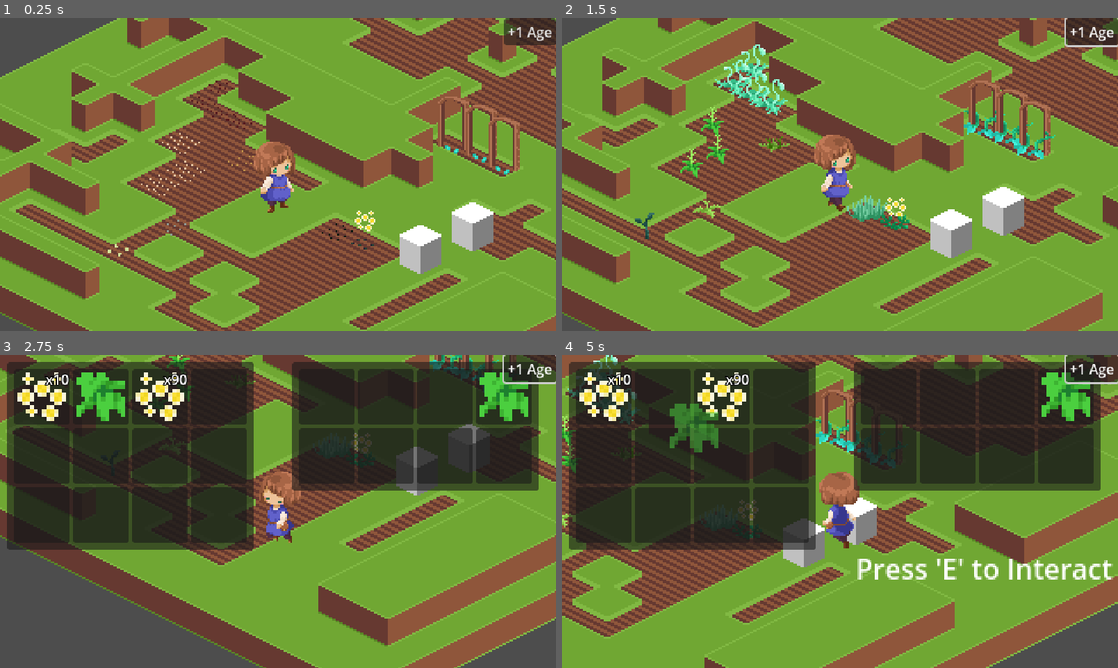
Above: before the commit, frames 1-4 (two rows, left to right).
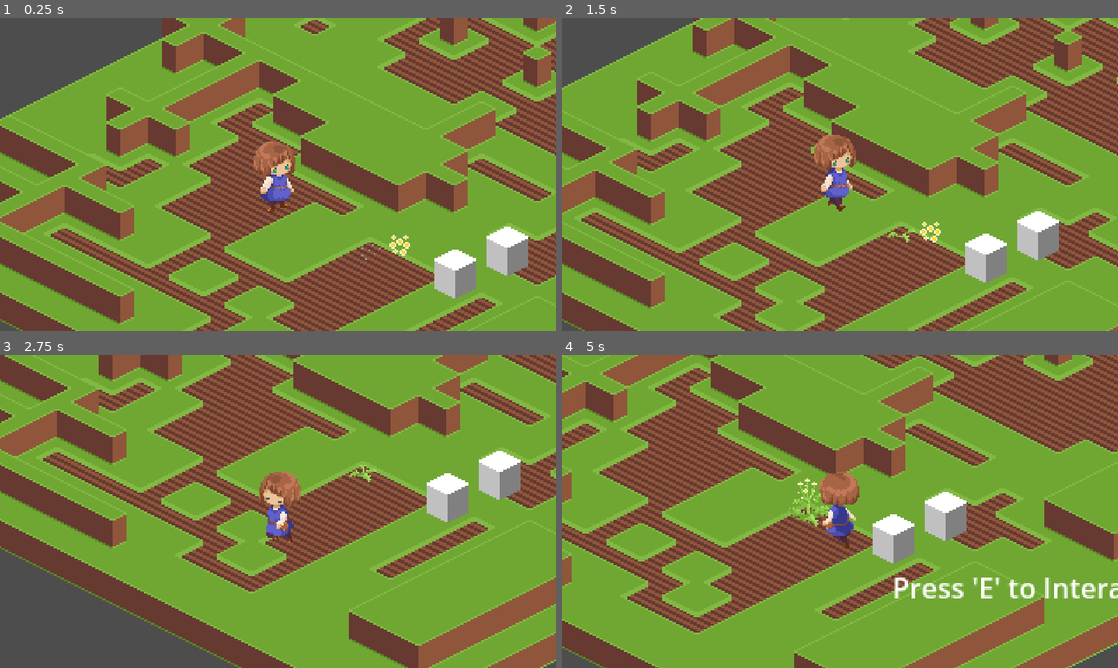
Above: after the commit, the same moments.

Repository: ForrestGD/Isometric_Tile_Project
Game: Godot game, scene res://scenes/main/main.tscn
Same seed, same stepped clock (60 frames per second), same inputs: the game is played once before the commit and once after it. This scene is started directly instead of the project's main scene.
Inputs (mouse positions are in pixels of both pictures, inside the frame that each line leads up to):
- Up to frame 1 (0.25 s): no input
- Up to frame 2 (1.5 s): click (1090, 30) at 0.5 s, where only the run before the commit has a clickable "+1 Age"; tap Enter at 1.25 s; move the mouse to (1034, 255) at 1.27 s; hold Right (ui_right) from 1.28 s (still down); hold E (interact) from 1.28 s (still down); click (1034, 255) at 1.42 s
- Up to frame 3 (2.75 s): move the mouse to (311, 558) at 2.02 s; release Right (ui_right) at 2.03 s; release E (interact) at 2.03 s; hold Down (ui_down) from 2.03 s (still down); tap E (interact) at 2.1 s; click (311, 558) at 2.17 s
- Up to frame 4 (5 s): move the mouse to (606, 395) at 2.77 s; release Down (ui_down) at 2.78 s; hold Right (ui_right) 2.78-3.53 s; hold E (interact) 2.78-3.53 s; click (606, 395) at 2.92 s; hold Up (ui_up) 3.53-4.28 s; tap E (interact) at 3.6 s; click (606, 395) at 3.67 s; move the mouse to (662, 395) at 4.27 s; hold Left (ui_left) from 4.28 s (still down); hold E (interact) from 4.28 s (still down); click (662, 395) at 4.42 s

The runs differ from the first frame. In frame 1, 50% of the frame differs, in the area x 0-100%, y 0-100%; in frame 2, 50%; in frame 3, 67%; in frame 4, 74%.

Commit message:
Type changes and updates to plant object

Diff:
--- a/objects/item/pickup/pickup.gd
+++ b/objects/item/pickup/pickup.gd
@@ -1,4 +1,4 @@
-extends RigidBody2D
+extends Node2D
 class_name Pickup
 
 @export var socket_data: SocketData
--- a/objects/item/pickup/pickup_template.tscn
+++ b/objects/item/pickup/pickup_template.tscn
@@ -2,15 +2,10 @@
 
 [ext_resource type="Script" uid="uid://o50g4q83f0c2" path="res://objects/item/pickup/pickup.gd" id="1_um3th"]
 
-[node name="Pickup" type="RigidBody2D"]
-collision_layer = 0
-lock_rotation = true
+[node name="Pickup" type="Node2D"]
 script = ExtResource("1_um3th")
 
 [node name="Sprite2D" type="Sprite2D" parent="."]
-
-[node name="CollisionPolygon2D" type="CollisionPolygon2D" parent="."]
-polygon = PackedVector2Array(0, -8, 8, -4, 8, 4, 0, 8, -8, 4, -8, -4)
 
 [node name="Area2D" type="Area2D" parent="."]
 collision_layer = 0
--- /dev/null
+++ b/objects/plants/chamomile_data.tres
@@ -0,0 +1,93 @@
+[gd_resource type="Resource" script_class="PlantData" load_steps=19 format=3 uid="uid://bamqdlrnlgxht"]
+
+[ext_resource type="Script" uid="uid://dvthsg0k82n15" path="res://objects/plants/transition_data.gd" id="1_hs4e1"]
+[ext_resource type="Script" uid="uid://c526tsy65chgj" path="res://objects/plants/plant_data.gd" id="2_135w4"]
+[ext_resource type="Texture2D" uid="uid://4rkkl4er36qd" path="res://assets/sprites/plant_sprites/chamomile_sprite/chamomile_atlas.tres" id="3_ysedg"]
+[ext_resource type="Script" uid="uid://co7vjo2luh6oi" path="res://objects/plants/stage_data.gd" id="4_nc6jg"]
+[ext_resource type="Resource" uid="uid://cfprops2b2sjy" path="res://objects/item/items/chamomile.tres" id="5_wjpe8"]
+
+[sub_resource type="Resource" id="Resource_7m1ir"]
+script = ExtResource("1_hs4e1")
+from_stage_index = 0
+to_stage_index = 1
+time = 1.0
+metadata/_custom_type_script = "uid://dvthsg0k82n15"
+
+[sub_resource type="Resource" id="Resource_66i58"]
+script = ExtResource("1_hs4e1")
+from_stage_index = 1
+to_stage_index = 2
+time = 1.0
+metadata/_custom_type_script = "uid://dvthsg0k82n15"
+
+[sub_resource type="Resource" id="Resource_47slv"]
+script = ExtResource("1_hs4e1")
+from_stage_index = 2
+to_stage_index = 3
+time = 1.0
+metadata/_custom_type_script = "uid://dvthsg0k82n15"
+
+[sub_resource type="Resource" id="Resource_2i3qu"]
+script = ExtResource("1_hs4e1")
+from_stage_index = 3
+to_stage_index = 4
+time = 1.0
+metadata/_custom_type_script = "uid://dvthsg0k82n15"
+
+[sub_resource type="Resource" id="Resource_fsr1c"]
+script = ExtResource("1_hs4e1")
+from_stage_index = 4
+to_stage_index = 5
+time = 1.0
+metadata/_custom_type_script = "uid://dvthsg0k82n15"
+
+[sub_resource type="Resource" id="Resource_h6mol"]
+script = ExtResource("1_hs4e1")
+from_stage_index = 5
+to_stage_index = 6
+time = 1.0
+metadata/_custom_type_script = "uid://dvthsg0k82n15"
+
+[sub_resource type="Resource" id="Resource_4cew1"]
+script = ExtResource("4_nc6jg")
+interactable = false
+metadata/_custom_type_script = "uid://co7vjo2luh6oi"
+
+[sub_resource type="Resource" id="Resource_ttjy0"]
+script = ExtResource("4_nc6jg")
+interactable = false
+metadata/_custom_type_script = "uid://co7vjo2luh6oi"
+
+[sub_resource type="Resource" id="Resource_y50yw"]
+script = ExtResource("4_nc6jg")
+interactable = false
+metadata/_custom_type_script = "uid://co7vjo2luh6oi"
+
+[sub_resource type="Resource" id="Resource_1cg5g"]
+script = ExtResource("4_nc6jg")
+interactable = false
+metadata/_custom_type_script = "uid://co7vjo2luh6oi"
+
+[sub_resource type="Resource" id="Resource_0sg0u"]
+script = ExtResource("4_nc6jg")
+interactable = false
+metadata/_custom_type_script = "uid://co7vjo2luh6oi"
+
+[sub_resource type="Resource" id="Resource_qlge7"]
+script = ExtResource("4_nc6jg")
+interactable = false
+metadata/_custom_type_script = "uid://co7vjo2luh6oi"
+
+[sub_resource type="Resource" id="Resource_0lfo2"]
+script = ExtResource("4_nc6jg")
+interactable = true
+item = ExtResource("5_wjpe8")
+metadata/_custom_type_script = "uid://co7vjo2luh6oi"
+
+[resource]
+script = ExtResource("2_135w4")
+sprite = ExtResource("3_ysedg")
+sprite_size = Vector2i(32, 32)
+stage_list = Array[ExtResource("4_nc6jg")]([SubResource("Resource_4cew1"), SubResource("Resource_ttjy0"), SubResource("Resource_y50yw"), SubResource("Resource_1cg5g"), SubResource("Resource_0sg0u"), SubResource("Resource_qlge7"), SubResource("Resource_0lfo2")])
+edge_list = Array[ExtResource("1_hs4e1")]([SubResource("Resource_7m1ir"), SubResource("Resource_66i58"), SubResource("Resource_47slv"), SubResource("Resource_2i3qu"), SubResource("Resource_fsr1c"), SubResource("Resource_h6mol")])
+metadata/_custom_type_script = "uid://c526tsy65chgj"
--- a/objects/plants/plant.gd
+++ b/objects/plants/plant.gd
@@ -1,25 +1,40 @@
-extends Node
+extends Node2D
 class_name Plant
 
 @export var plant_data: PlantData = null
 @onready var interactable: Interactable = $Interactable
 @onready var sprite: Sprite2D = $Sprite2D
 
+var current_stage_index: int = 0
+var current_age: float = 0.0
 static var group_name: String = "plant_group"
+
+func update_plant() -> void:
+	interactable.enabled = plant_data.stage_list[current_stage_index].interactable
+	sprite.region_rect = Rect2( \
+		plant_data.sprite_size.x * current_stage_index \
+		, 0 \
+		, plant_data.sprite_size.x \
+		, plant_data.sprite_size.y \
+	)
+
 # Called when the node enters the scene tree for the first time.
 func _ready() -> void:
 	if plant_data == null:
 		queue_free()
 	else:
 		sprite.texture = plant_data.sprite
-		update_plant_data()
+		sprite.offset.y -= plant_data.sprite_size.y / 2
+		update_plant()
 		add_to_group(group_name)
 
-func update_plant_data() -> void:
-	interactable.enabled = plant_data.stage_data[plant_data.current_stage_index].interactable
-	sprite.region_rect = Rect2( \
-		plant_data.sprite_size.x * plant_data.current_stage_index \
-		, 0 \
-		, plant_data.sprite_size.x \
-		, plant_data.sprite_size.y \
-	)
+func _physics_process(delta: float) -> void:
+	current_age += delta
+	var transitions_list: Array[TransitionData] = plant_data.get_transitions_from_stage(current_stage_index)
+	if transitions_list.size() >= 0:
+		for transition in transitions_list:
+			if current_age >= transition.time:
+				current_age -= transition.time
+				current_stage_index = transition.to_stage_index
+				update_plant()
+				break
--- a/objects/plants/plant.tscn
+++ b/objects/plants/plant.tscn
@@ -1,104 +1,16 @@
-[gd_scene load_steps=22 format=3 uid="uid://c5vxn6rypsd8k"]
+[gd_scene load_steps=4 format=3 uid="uid://c5vxn6rypsd8k"]
 
 [ext_resource type="Script" uid="uid://cmjfv0oo5bpae" path="res://objects/plants/plant.gd" id="1_mxit0"]
-[ext_resource type="Script" uid="uid://c526tsy65chgj" path="res://objects/plants/plant_data.gd" id="2_dct2s"]
+[ext_resource type="Resource" uid="uid://bamqdlrnlgxht" path="res://objects/plants/chamomile_data.tres" id="2_dct2s"]
 [ext_resource type="Script" uid="uid://d1frgy7jqmo5g" path="res://objects/components/interactable_component.gd" id="2_tt3nj"]
-[ext_resource type="Texture2D" uid="uid://4rkkl4er36qd" path="res://assets/sprites/plant_sprites/chamomile_sprite/chamomile_atlas.tres" id="3_7m1ir"]
-[ext_resource type="Script" uid="uid://co7vjo2luh6oi" path="res://objects/plants/stage_data.gd" id="3_816ke"]
-[ext_resource type="Script" uid="uid://dvthsg0k82n15" path="res://objects/plants/transition_data.gd" id="5_66i58"]
-[ext_resource type="Resource" uid="uid://cfprops2b2sjy" path="res://objects/item/items/chamomile.tres" id="6_47slv"]
 
-[sub_resource type="Resource" id="Resource_2i3qu"]
-script = ExtResource("5_66i58")
-stage_index = 1
-time = 1.0
-metadata/_custom_type_script = "uid://dvthsg0k82n15"
-
-[sub_resource type="Resource" id="Resource_fsr1c"]
-script = ExtResource("3_816ke")
-interactable = false
-transitions = Array[ExtResource("5_66i58")]([SubResource("Resource_2i3qu")])
-metadata/_custom_type_script = "uid://co7vjo2luh6oi"
-
-[sub_resource type="Resource" id="Resource_h6mol"]
-script = ExtResource("5_66i58")
-stage_index = 2
-time = 1.0
-metadata/_custom_type_script = "uid://dvthsg0k82n15"
-
-[sub_resource type="Resource" id="Resource_4cew1"]
-script = ExtResource("3_816ke")
-interactable = false
-transitions = Array[ExtResource("5_66i58")]([SubResource("Resource_h6mol")])
-metadata/_custom_type_script = "uid://co7vjo2luh6oi"
-
-[sub_resource type="Resource" id="Resource_ttjy0"]
-script = ExtResource("5_66i58")
-stage_index = 3
-time = 1.0
-metadata/_custom_type_script = "uid://dvthsg0k82n15"
-
-[sub_resource type="Resource" id="Resource_y50yw"]
-script = ExtResource("3_816ke")
-interactable = false
-transitions = Array[ExtResource("5_66i58")]([SubResource("Resource_ttjy0")])
-metadata/_custom_type_script = "uid://co7vjo2luh6oi"
-
-[sub_resource type="Resource" id="Resource_1cg5g"]
-script = ExtResource("5_66i58")
-stage_index = 4
-time = 1.0
-metadata/_custom_type_script = "uid://dvthsg0k82n15"
-
-[sub_resource type="Resource" id="Resource_0sg0u"]
-script = ExtResource("3_816ke")
-interactable = false
-transitions = Array[ExtResource("5_66i58")]([SubResource("Resource_1cg5g")])
-metadata/_custom_type_script = "uid://co7vjo2luh6oi"
-
-[sub_resource type="Resource" id="Resource_qlge7"]
-script = ExtResource("5_66i58")
-stage_index = 5
-time = 1.0
-metadata/_custom_type_script = "uid://dvthsg0k82n15"
-
-[sub_resource type="Resource" id="Resource_0lfo2"]
-script = ExtResource("3_816ke")
-interactable = false
-transitions = Array[ExtResource("5_66i58")]([SubResource("Resource_qlge7")])
-metadata/_custom_type_script = "uid://co7vjo2luh6oi"
-
-[sub_resource type="Resource" id="Resource_2qjhc"]
-script = ExtResource("5_66i58")
-stage_index = 6
-time = 1.0
-metadata/_custom_type_script = "uid://dvthsg0k82n15"
-
-[sub_resource type="Resource" id="Resource_iwmy4"]
-script = ExtResource("3_816ke")
-interactable = false
-transitions = Array[ExtResource("5_66i58")]([SubResource("Resource_2qjhc")])
-metadata/_custom_type_script = "uid://co7vjo2luh6oi"
-
-[sub_resource type="Resource" id="Resource_4rjug"]
-script = ExtResource("3_816ke")
-interactable = true
-item = ExtResource("6_47slv")
-transitions = Array[ExtResource("5_66i58")]([])
-metadata/_custom_type_script = "uid://co7vjo2luh6oi"
-
-[sub_resource type="Resource" id="Resource_nvsxd"]
-script = ExtResource("2_dct2s")
-sprite = ExtResource("3_7m1ir")
-sprite_size = Vector2i(32, 32)
-stage_data = Array[ExtResource("3_816ke")]([SubResource("Resource_fsr1c"), SubResource("Resource_4cew1"), SubResource("Resource_y50yw"), SubResource("Resource_0sg0u"), SubResource("Resource_0lfo2"), SubResource("Resource_iwmy4"), SubResource("Resource_4rjug")])
-metadata/_custom_type_script = "uid://c526tsy65chgj"
-
-[node name="Plant" type="Node"]
+[node name="Plant" type="Node2D"]
 script = ExtResource("1_mxit0")
-plant_data = SubResource("Resource_nvsxd")
+plant_data = ExtResource("2_dct2s")
 
 [node name="Interactable" type="Area2D" parent="."]
+collision_layer = 16
+collision_mask = 0
 script = ExtResource("2_tt3nj")
 metadata/_custom_type_script = "uid://d1frgy7jqmo5g"
 
--- a/objects/plants/plant_data.gd
+++ b/objects/plants/plant_data.gd
@@ -3,6 +3,14 @@
 
 @export var sprite: AtlasTexture
 @export var sprite_size: Vector2i
-@export var stage_data: Array[StageData]
 
-var current_stage_index: int = 0
+#stage graph information
+@export var stage_list: Array[StageData]
+@export var edge_list: Array[TransitionData]
+
+func get_transitions_from_stage(stage_index: int) -> Array[TransitionData]:
+    var ret: Array[TransitionData] = []
+    for edge in edge_list:
+        if edge.from_stage_index == stage_index:
+            ret.append(edge)
+    return ret
--- a/objects/plants/stage_data.gd
+++ b/objects/plants/stage_data.gd
@@ -3,4 +3,3 @@
 
 @export var interactable: bool = false
 @export var item: ItemData = null
-@export var transitions: Array[TransitionData]
--- a/objects/plants/transition_data.gd
+++ b/objects/plants/transition_data.gd
@@ -1,5 +1,6 @@
 extends Resource
 class_name TransitionData
 
-@export var stage_index: int = 0
+@export var from_stage_index: int = 0
+@export var to_stage_index: int = 0
 @export var time: float = 0.0
--- a/scenes/main/main.tscn
+++ b/scenes/main/main.tscn
@@ -1,27 +1,12 @@
-[gd_scene load_steps=34 format=4 uid="uid://bl514w5u02yn8"]
+[gd_scene load_steps=19 format=4 uid="uid://bl514w5u02yn8"]
 
 [ext_resource type="TileSet" uid="uid://besflauf4vx41" path="res://assets/tileset_assets/grass_full_tileset.tres" id="1_3i6ib"]
 [ext_resource type="Script" uid="uid://ckv4eteqdrj8" path="res://scenes/main/main.gd" id="1_pg34l"]
 [ext_resource type="PackedScene" uid="uid://s1xrawfhwmig" path="res://objects/player_character/player_character.tscn" id="2_8euo1"]
-[ext_resource type="PackedScene" uid="uid://bo31c2mkc0ebi" path="res://ui/grow_button.tscn" id="3_imi8s"]
 [ext_resource type="Script" uid="uid://dummsk5kbqecr" path="res://objects/inventory/inventory_interface.gd" id="4_m4h2d"]
 [ext_resource type="PackedScene" uid="uid://p1n2828ma5lp" path="res://objects/inventory/inventory.tscn" id="4_necax"]
-[ext_resource type="PackedScene" uid="uid://d05kolhlt7x1d" path="res://objects/plants/foxglove/foxglove_pink.tscn" id="5_6q06x"]
 [ext_resource type="PackedScene" uid="uid://cose271o3tswq" path="res://objects/inventory/socket.tscn" id="6_m4h2d"]
-[ext_resource type="PackedScene" uid="uid://dohinlw5t2cib" path="res://objects/plants/foxglove/foxglove_purple.tscn" id="6_ow5a4"]
-[ext_resource type="PackedScene" uid="uid://bhj7grr81t8i5" path="res://objects/plants/foxglove/foxglove_white.tscn" id="7_hujxm"]
-[ext_resource type="PackedScene" uid="uid://clsqii1bg7rgi" path="res://objects/plants/lavender.tscn" id="7_yyfjg"]
-[ext_resource type="PackedScene" uid="uid://dysse261kd7f1" path="res://objects/plants/morningglories/morningglories_blue.tscn" id="9_ouso4"]
-[ext_resource type="PackedScene" uid="uid://brsp00x2qmfyi" path="res://objects/plants/morningglories/morningglories_purple.tscn" id="10_blune"]
-[ext_resource type="PackedScene" uid="uid://d22tp8n68lbu2" path="res://objects/plants/morningglories/morningglories_yellow.tscn" id="11_th5th"]
-[ext_resource type="PackedScene" uid="uid://1o5kxepk6gu6" path="res://objects/plants/nightshade.tscn" id="12_blune"]
-[ext_resource type="PackedScene" uid="uid://nw7ynk1enxld" path="res://objects/plants/poppies/poppies_orange.tscn" id="13_ou6is"]
-[ext_resource type="PackedScene" uid="uid://brgdgthnr2vbd" path="res://objects/plants/poppies/poppies_purple.tscn" id="14_necax"]
-[ext_resource type="PackedScene" uid="uid://vka7uyk5xmux" path="res://objects/plants/poppies/poppies_red.tscn" id="15_r4lks"]
-[ext_resource type="PackedScene" uid="uid://cxmcutk2p3ok3" path="res://objects/plants/poppies/poppies_white.tscn" id="16_pg34l"]
-[ext_resource type="PackedScene" uid="uid://cecmu3uu2djpn" path="res://objects/plants/stwart.tscn" id="17_m4h2d"]
-[ext_resource type="PackedScene" uid="uid://wrbffdbi8him" path="res://objects/plants/valerian.tscn" id="18_p8abn"]
-[ext_resource type="PackedScene" uid="uid://dui4f1k7yuhkd" path="res://objects/plants/chamomile.tscn" id="20_r4lks"]
+[ext_resource type="PackedScene" uid="uid://c5vxn6rypsd8k" path="res://objects/plants/plant.tscn" id="13_th5th"]
 [ext_resource type="PackedScene" uid="uid://dfdg4blv1eos2" path="res://objects/interaction/chest.tscn" id="23_p8abn"]
 [ext_resource type="Script" uid="uid://bugq23rwkojvy" path="res://objects/inventory/inventory_data.gd" id="24_0bhws"]
 [ext_resource type="Script" uid="uid://0j8otjirtsc5" path="res://objects/inventory/socket_data.gd" id="25_62atk"]
@@ -84,7 +69,7 @@
 tile_set = ExtResource("1_3i6ib")
 
 [node name="PlayerCharacter" parent="." instance=ExtResource("2_8euo1")]
-position = Vector2(-50, 26)
+position = Vector2(-70, 12)
 slide_on_ceiling = false
 
 [node name="UI" type="CanvasLayer" parent="."]
@@ -120,53 +105,6 @@
 self_modulate = Color(0, 0, 0, 0)
 layout_mode = 0
 
-[node name="GrowButton" parent="UI" instance=ExtResource("3_imi8s")]
-
-[node name="FoxglovePink" parent="." instance=ExtResource("5_6q06x")]
-position = Vector2(-117, 10)
-
-[node name="FoxglovePurple" parent="." instance=ExtResource("6_ow5a4")]
-position = Vector2(-102, 2)
-
-[node name="FoxgloveWhite" parent="." instance=ExtResource("7_hujxm")]
-position = Vector2(-105, -14)
-
-[node name="Lavender" parent="." instance=ExtResource("7_yyfjg")]
-position = Vector2(-15, 37)
-
-[node name="Chamomile" parent="." instance=ExtResource("20_r4lks")]
-position = Vector2(-108, 34)
-
-[node name="MorningGloriesBlue" parent="." instance=ExtResource("9_ouso4")]
-position = Vector2(52, -13)
-
-[node name="MorningGloriesPurple" parent="." instance=ExtResource("10_blune")]
-position = Vector2(68, -8)
-
-[node name="MorningGloriesYellow" parent="." instance=ExtResource("11_th5th")]
-position = Vector2(81, -1)
-
-[node name="Nightshade" parent="." instance=ExtResource("12_blune")]
-position = Vector2(-141, 48)
-
-[node name="PoppiesOrange" parent="." instance=ExtResource("13_ou6is")]
-position = Vector2(-93, -36)
-
-[node name="PoppiesPurple" parent="." instance=ExtResource("14_necax")]
-position = Vector2(-82, -30)
-
-[node name="PoppiesRed" parent="." instance=ExtResource("15_r4lks")]
-position = Vector2(-72, -25)
-
-[node name="PoppiesWhite" parent="." instance=ExtResource("16_pg34l")]
-position = Vector2(-83, -45)
-
-[node name="StWart" parent="." instance=ExtResource("17_m4h2d")]
-position = Vector2(0, 43)
-
-[node name="Valerian" parent="." instance=ExtResource("18_p8abn")]
-position = Vector2(-69, -4)
-
 [node name="Chest" parent="." instance=ExtResource("23_p8abn")]
 position = Vector2(63, 42)
 inventory = SubResource("Resource_ii537")
@@ -178,3 +116,6 @@
 [node name="Pickup" parent="." instance=ExtResource("28_62atk")]
 position = Vector2(1, 22)
 socket_data = SubResource("Resource_i7in8")
+
+[node name="Plant" parent="." instance=ExtResource("13_th5th")]
+position = Vector2(-16, 34)
